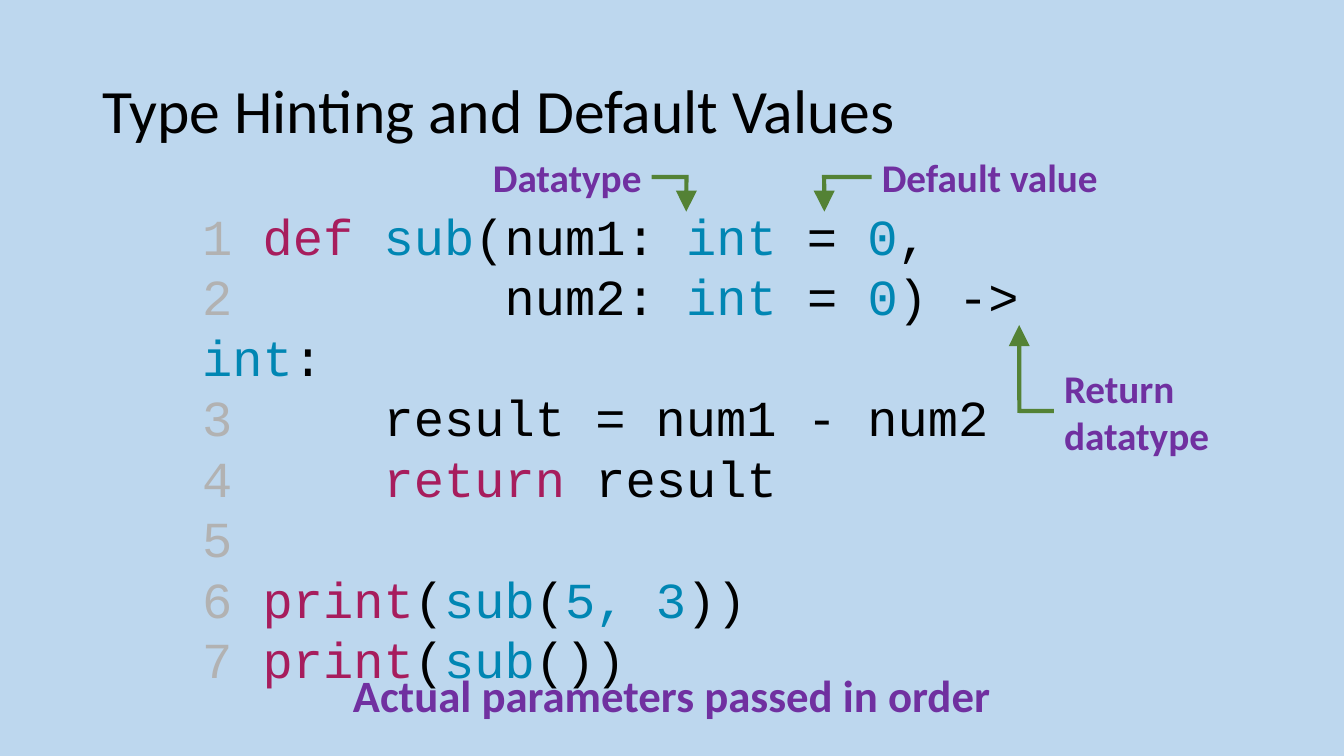
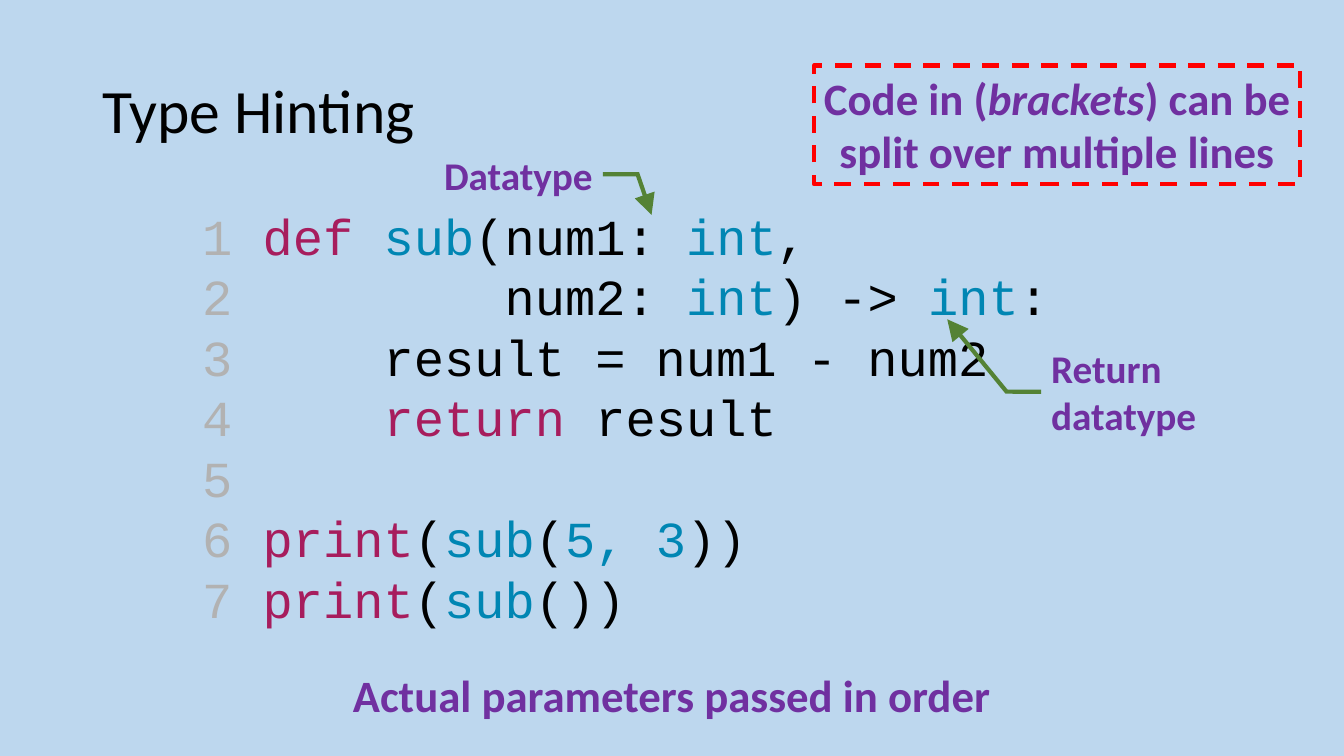
Before and after one commit to MrFriendCS/MrFriendCS.github.io, a slide deck: slide 34 of h-cs/sdd/H CS SDD Slides.pptx. Drawn at 1344x756 pixels with LibreOffice and Linux fonts; fonts in the diff are those of the drawing. Boxes give left, top, right and bottom in pixels: in the first picture for what was removed or moved away, otherwise in the second. Text is boxed around its words. In the diff, an @@ line names an element or a change of style, - is before the commit and + after.

```diff
--- a/h-cs/sdd/H CS SDD Slides.pptx
+++ b/h-cs/sdd/H CS SDD Slides.pptx
@@ rectangle added at [815, 66, 1301, 185], outline #FF0000 3 pt dashed, 32 pt, text #7030A0, bold @@
+Code in (brackets) can be split over multiple lines
@@ title at [102, 90, 414, 144]: text changed @@
-Type Hinting and Default Values
+Type Hinting
@@ callout "Datatype" at [427, 149, 603, 201]: proportions changed @@
@@ callout "Datatype": place and size @@
-callout "Datatype" at [476, 151, 651, 203]
+callout "Datatype" at [427, 149, 603, 201]
@@ callout removed at [872, 151, 1111, 203] @@
-Default value
@@ text at [263, 218, 1049, 330]: text changed @@
-1 def sub(num1: int = 0,
-2 num2: int = 0) -> int:
+1 def sub(num1: int,
+2 num2: int) -> int:
@@ callout "Return": place and size @@
-callout "Return" at [1055, 363, 1228, 459]
+callout "Return" at [1042, 344, 1215, 440]
@@ callout "Return" at [1042, 344, 1215, 440]: proportions changed @@
```
Also in this commit, not shown: 5 other slides changed, 25 other files.
